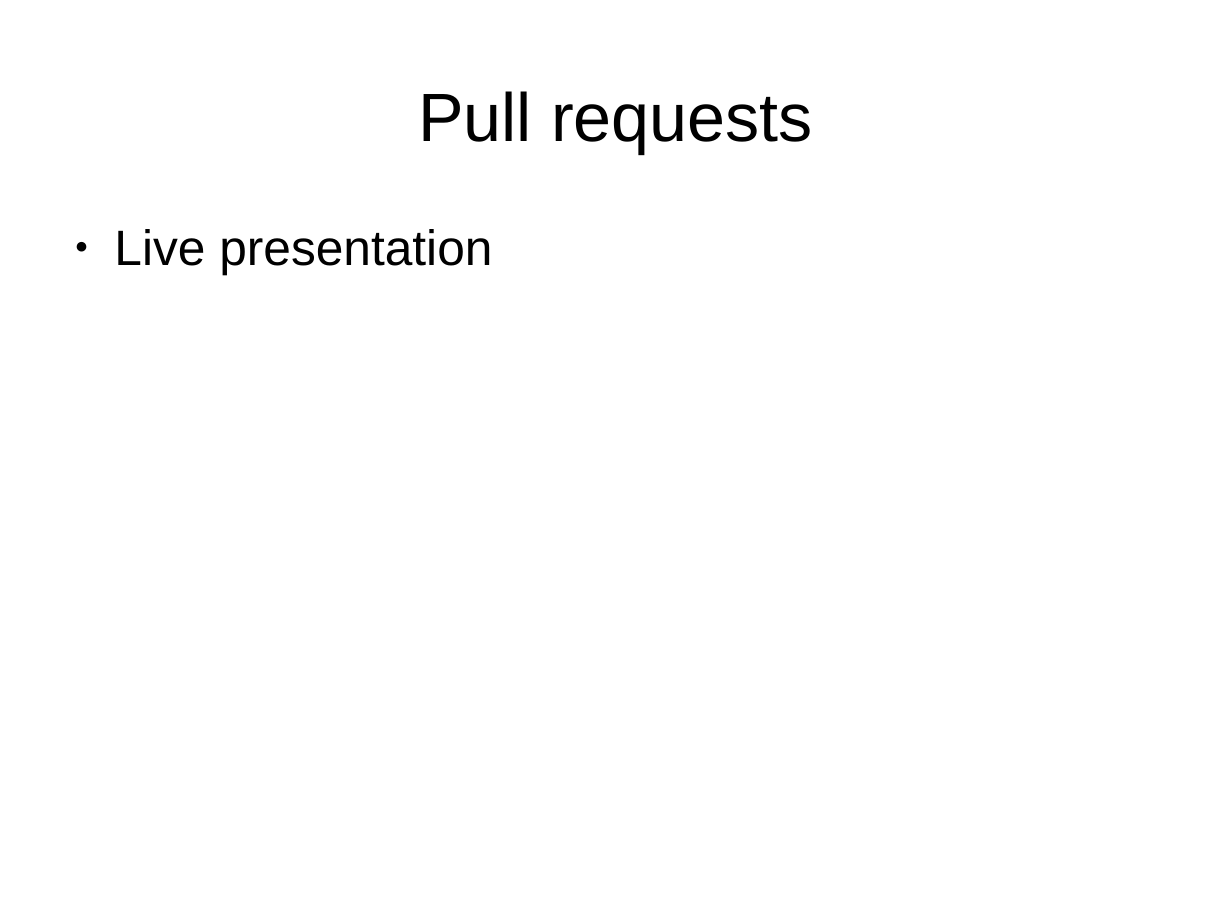
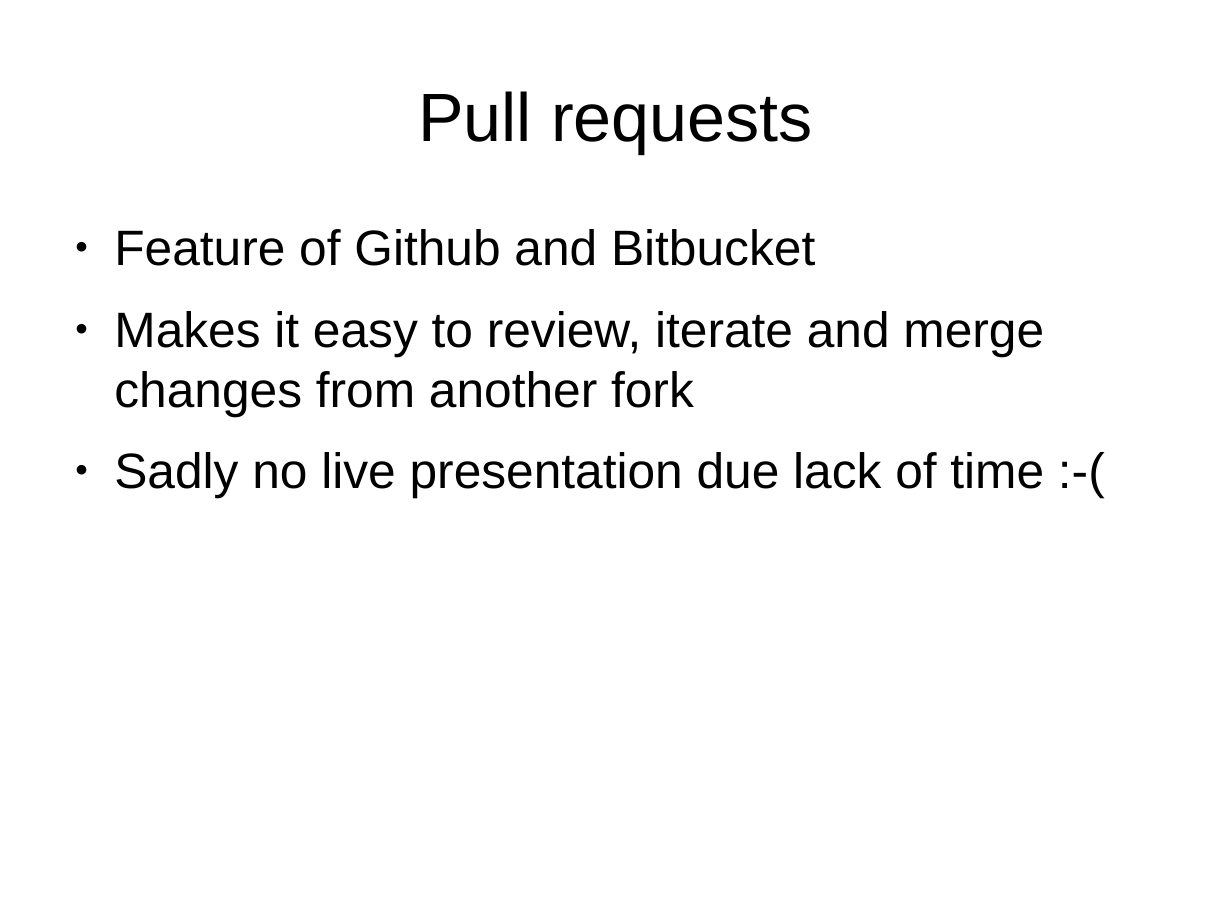
Before and after one commit to roskakori/talks, a slide deck: slide 53 of linuxtage/Open source projects with Python.odp. Drawn at 1232x924 pixels with LibreOffice and Linux fonts; fonts in the diff are those of the drawing. Boxes give left, top, right and bottom in pixels: in the first picture for what was removed or moved away, otherwise in the second. Text is boxed around its words. In the diff, an @@ line names an element or a change of style, - is before the commit and + after.

Commit message:
Changed slide on pull requests to reflect (none) happenings during presentation at Grazer Linuxtage.

```diff
--- a/linuxtage/Open source projects with Python.odp
+++ b/linuxtage/Open source projects with Python.odp
@@ text at [114, 229, 1044, 498]: text changed @@
-● Live presentation
+● Feature of Github and Bitbucket
+● Makes it easy to review, iterate and merge changes from another fork
+● Sadly no live presentation due lack of time :-(
```
